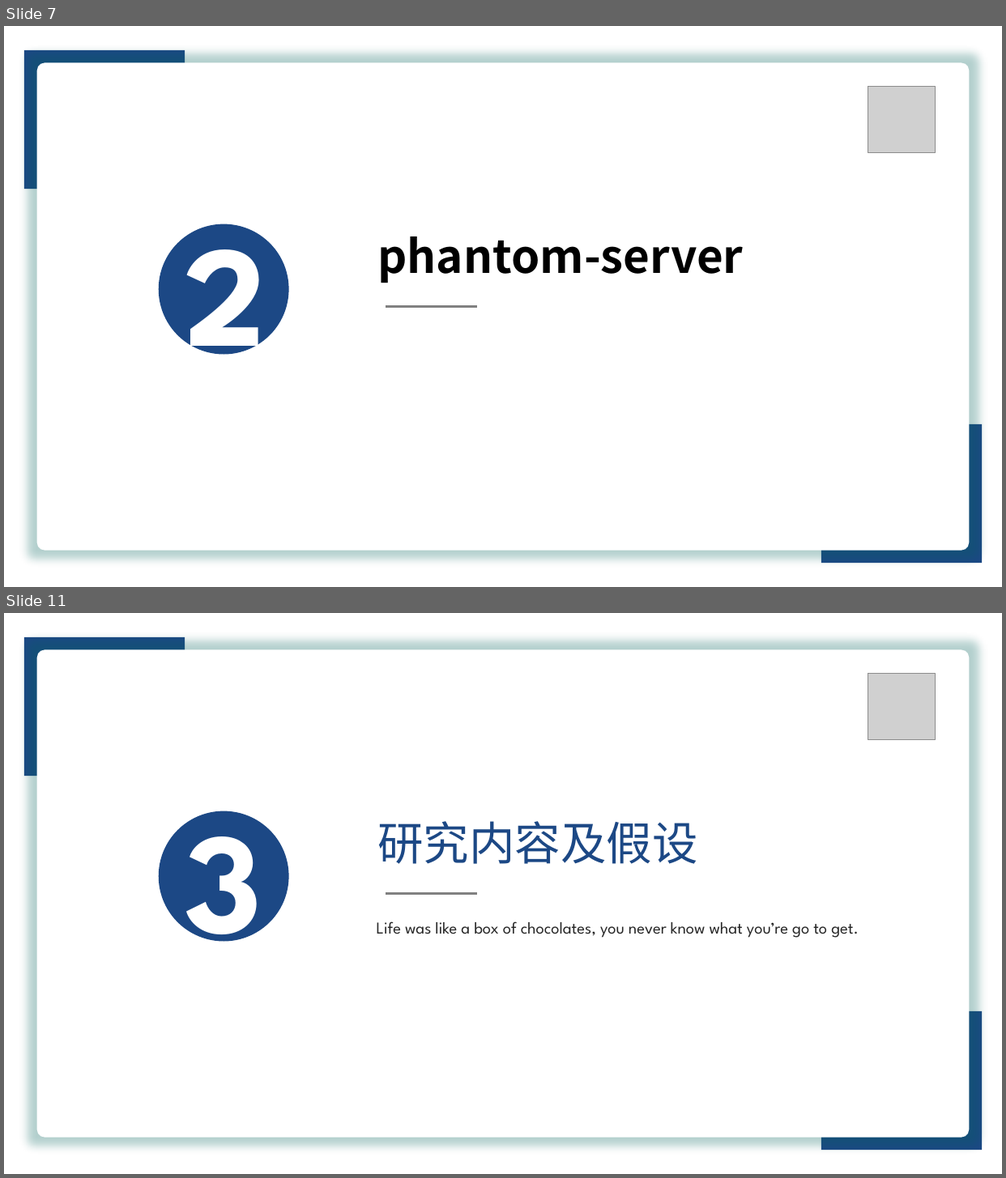
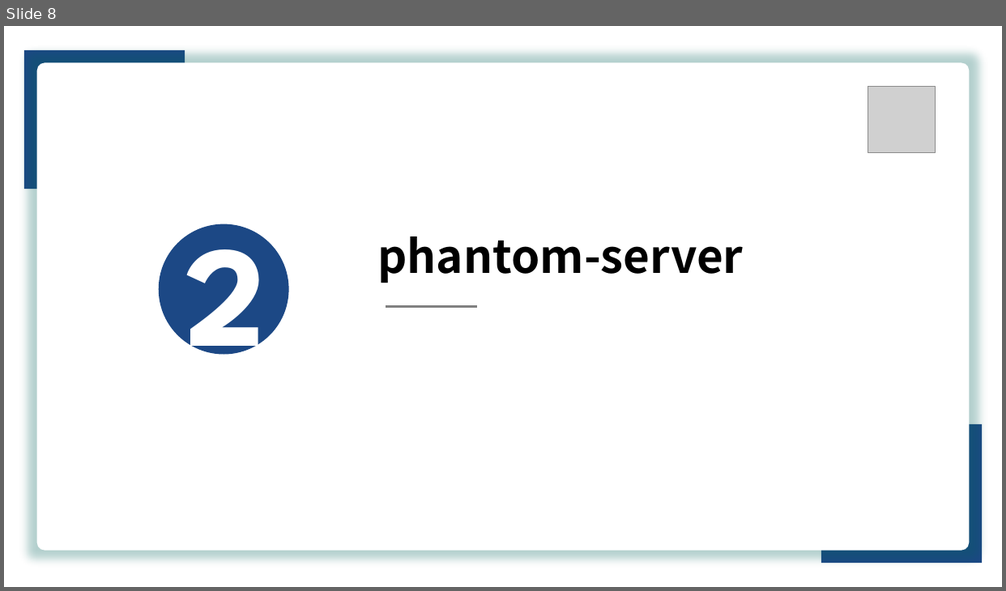
Before and after one commit to Capsfly/intern_share_info, a slide deck: 串讲.pptx. Shown one above the other, each under a label of ours: slides 7 and 11 before the commit, slide 8 after it; the slides between them are not shown. The pictures are 1006x1178 and 1006x591 pixels, drawn with LibreOffice and Linux fonts; fonts in the diff are those of the drawing; grey boxes stand for pictures. Boxes give left, top, right and bottom in pixels: in the first picture for what was removed or moved away, otherwise in the second. Text is boxed around its words. In the diff, an @@ line names an element or a change of style, - is before the commit and + after.

```diff
--- a/串讲.pptx
+++ b/串讲.pptx
@@ slide 11 removed at [4, 613, 1002, 1174], background #FFFFFF @@
@@ rectangle removed at [24, 637, 185, 776] @@
@@ rounded rectangle removed at [37, 649, 969, 1138] @@
@@ picture removed at [868, 673, 936, 739] @@
@@ ellipse removed at [158, 811, 288, 942] @@
-3
@@ text removed at [377, 821, 697, 864] @@
-研究内容及假设
@@ line removed from (386, 894) to (477, 894) @@
@@ text removed at [377, 922, 859, 938] @@
-Life was like a box of chocolates, you never know what you’re go to get.
@@ rectangle removed at [821, 1012, 982, 1150] @@
@@ what was slide 7 is now slide 8 @@
```
Also in this commit, not shown: 6 slides changed, 10 slides added, 4 other slides removed, 1 other file.
